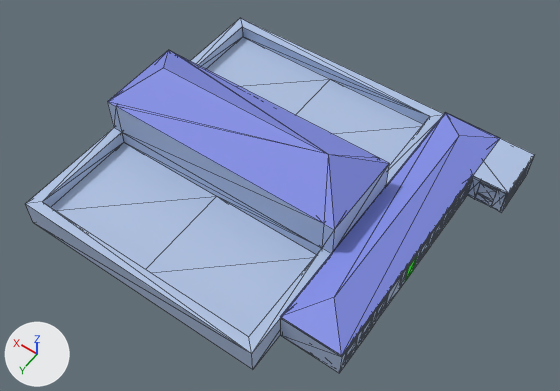
What one commit did to the glTF model src/assets/3d/overlay/models/A_Filter.glb.
The view is the same before and after, from a 50 mm lens placed at (-36.9, 53.3, 78.4), pointed at (-1.6, 3.8, 0.6). The axes (+X, +Y, +Z) are drawn at lower left. The lights are the same throughout. The first picture is the older version. Mesh edges are drawn as thin lines. Where no turn or scale is listed for an object, it has been applied to the vertices. Vertices at exactly the same position are counted once.

Before the edit, the objects in view are built like this:
```python
me_mesh_002 = bpy.data.meshes.new('Mesh.002')
me_mesh_002.from_pydata(...)  # 266 vertices, 753 faces; spans x -25.0..24.0, y -21.3..23.4, z -3.6..9.4
# faces by material slot: [25, 716, 12]
me_mesh_002.materials.append(mat_roof)  # blue #828ee7
me_mesh_002.materials.append(mat_wall)  # blue #afc2e3
me_mesh_002.materials.append(mat_door)  # green #00ff00
ob_floor1 = bpy.data.objects.new('Floor1', me_mesh_002)
ob_floor1.location = (0.0, 0.0, 0.0)
```
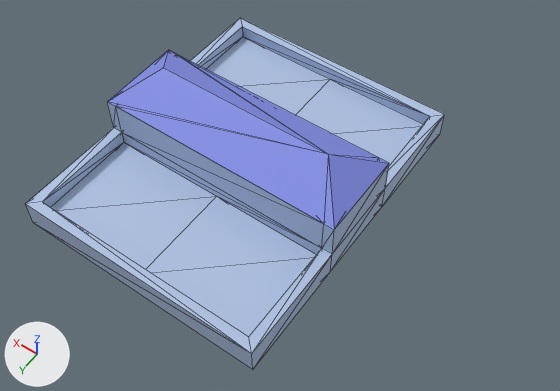
The newer file is also turned or shifted as a whole; pictures and numbers use the older file's frame.

Location of each change, (x1, y1, x2, y2) in pixels of the pictures (560 x 391 px):
```json
{"object": "Floor1", "change": "reshaped", "before": [26, 18, 535, 373], "after": [26, 18, 445, 370], "on screen": "18% narrower"}
{"part": 1, "of": "me_mesh_002", "change": "deleted", "before": [280, 113, 535, 373]}
{"part": 2, "of": "me_mesh_002", "change": "added", "after": [107, 50, 389, 230], "on screen": "blue"}
```

Edits to the scene script, one JSON object a line:
```json
{"block": "me_mesh_002", "where": "# used by ob_floor1; location = (0.0, 0.0, 0.0)"}
{"op": "remove", "block": "me_mesh_002", "code": "me_mesh_002.from_pydata(...)  # 266 vertices, 753 faces; spans x -25.0..24.0, y -21.3..23.4, z -3.6..9.4"}
{"op": "add", "block": "me_mesh_002", "code": "me_mesh_002.from_pydata(...)  # 64 vertices, 155 faces; spans x -11.7..24.0, y -21.3..23.4, z -3.6..9.4"}
{"block": "me_mesh_002", "change": "me_mesh_002 part 1: 210 vertices removed from x -25.0..-11.7, y -21.3..18.0, z -3.6..2.8"}
{"block": "me_mesh_002", "change": "me_mesh_002 part 2: 8 vertices added at x -11.7..24.0, y -5.2..7.2, z 5.4"}
{"op": "remove", "block": "me_mesh_002", "code": "me_mesh_002.materials.append(mat_door)  # green #00ff00"}
```
